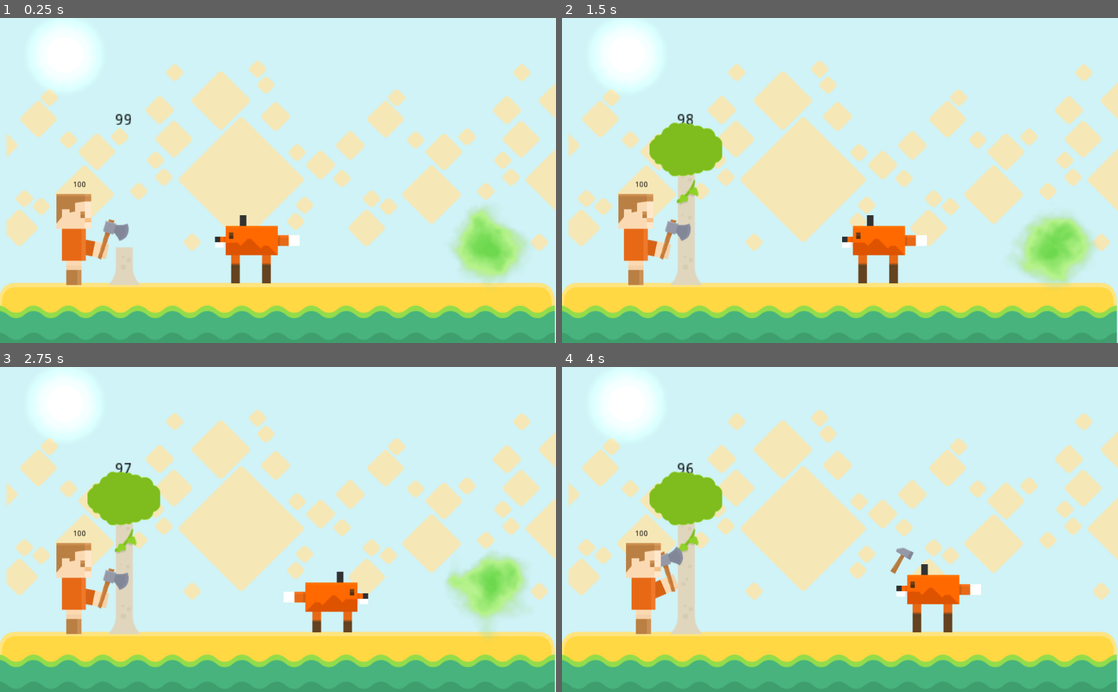
Above: before the commit, frames 1-4 (two rows, left to right).
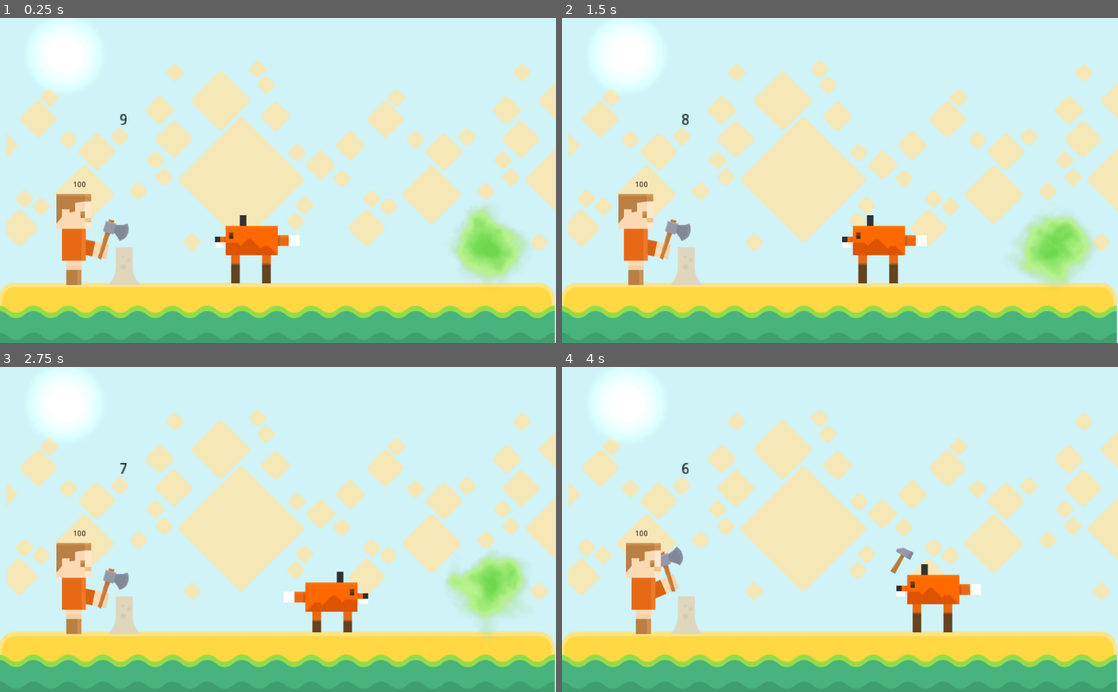
Above: after the commit, the same moments.

Repository: thiagola92/gamejamplus-2020
Game: Godot game, scene res://scenes/Main.tscn
Two runs of this game, one before a commit and one after it. Both use one fixed random seed, a clock stepped at 60 frames per second and the inputs below. The project has no main scene, so this scene is started directly.
Inputs:
- Up to frame 1 (0.25 s): no input
- Up to frame 2 (1.5 s): hold D 0.53-1.28 s; hold A from 1.28 s (still down)
- Up to frame 3 (2.75 s): release A at 2.03 s; hold D from 2.03 s (still down)
- Up to frame 4 (4 s): release D at 3.53 s; hold A from 3.53 s (still down)

The runs differ from the first frame. In frame 1, less than 0.1% of the frame differs, in the area x 20-24%, y 29-33%; in frame 2, 2.3%; in frame 3, 2.3%; in frame 4, 2.4%, in the area x 15-29%, y 29-71%.

Commit message:
Move after killing somebody

Diff:
--- a/Game/scenes/Indio.tscn
+++ b/Game/scenes/Indio.tscn
@@ -1,7 +1,8 @@
-[gd_scene load_steps=6 format=2]
+[gd_scene load_steps=7 format=2]
 
 [ext_resource path="res://assets/indio/indio.png" type="Texture" id=1]
 [ext_resource path="res://assets/indio/indio2.png" type="Texture" id=2]
+[ext_resource path="res://assets/indio/tower.png" type="Texture" id=3]
 
 [sub_resource type="SpriteFrames" id=1]
 animations = [ {
@@ -17,7 +18,7 @@
 } ]
 
 [sub_resource type="RectangleShape2D" id=2]
-extents = Vector2( 40.4176, 55.8088 )
+extents = Vector2( 118.531, 55.8088 )
 
 [sub_resource type="RectangleShape2D" id=3]
 extents = Vector2( 36.9001, 75.9048 )
@@ -31,9 +32,14 @@
 animation = "idle"
 
 [node name="AttackArea" type="CollisionShape2D" parent="."]
-position = Vector2( -145.173, 171.786 )
+position = Vector2( -174.151, 190.685 )
 shape = SubResource( 2 )
 
 [node name="Hitbox" type="CollisionShape2D" parent="."]
 position = Vector2( -4.32458, 4.15411 )
 shape = SubResource( 3 )
+
+[node name="Sprite" type="Sprite" parent="."]
+position = Vector2( 0.629929, 158.12 )
+scale = Vector2( 0.352401, 0.352401 )
+texture = ExtResource( 3 )
--- a/Game/scenes/Wall.tscn
+++ b/Game/scenes/Wall.tscn
@@ -22,14 +22,14 @@
 "name": "half-low",
 "speed": 5.0
 }, {
+"frames": [ ExtResource( 1 ) ],
+"loop": false,
+"name": "low",
+"speed": 5.0
+}, {
 "frames": [ ExtResource( 4 ) ],
 "loop": true,
 "name": "half_high",
-"speed": 5.0
-}, {
-"frames": [ ExtResource( 1 ) ],
-"loop": false,
-"name": "low",
 "speed": 5.0
 }, {
 "frames": [ ExtResource( 1 ), ExtResource( 5 ), ExtResource( 4 ), ExtResource( 6 ) ],
--- a/Game/scripts/Inimigo.gd
+++ b/Game/scripts/Inimigo.gd
@@ -16,12 +16,19 @@
 	position.x += speed * direction * delta
 	$Health.text = str(health)
 
+	if len(targets) <= 0:
+		$AnimatedSprite.play("run")
+		speed = 400
+
 	for target in targets:
 		if can_attack && target.get_name() == "Wall":
 			can_attack = false
 
-			target.hit()
+			var alive = target.hit()
 			$AttackTimer.start()
+
+			if alive == false:
+				targets.erase(target)
 
 			break
 
--- a/Game/scripts/Wall.gd
+++ b/Game/scripts/Wall.gd
@@ -1,6 +1,6 @@
 extends Area2D
 
-export var health = 100
+export var health = 10
 
 func _ready():
 	grow_tree()
@@ -15,6 +15,7 @@
 
 	if health == 0:
 		kill_tree()
+		return false
 	elif health <= 25:
 		$AnimatedSprite.play("low")
 	elif health <= 50:
@@ -22,6 +23,8 @@
 	elif health <= 75:
 		$AnimatedSprite.play("half-high")
 
+	return true
+
 func grow_tree():
 	$AnimatedSprite.play("growing")
 
Binary file added: Game/assets/indio/tower.png
Not shown, added: Game/assets/indio/tower.png.import
Not shown: 2 places in Game/scenes/Main.tscn that only renumber resources
